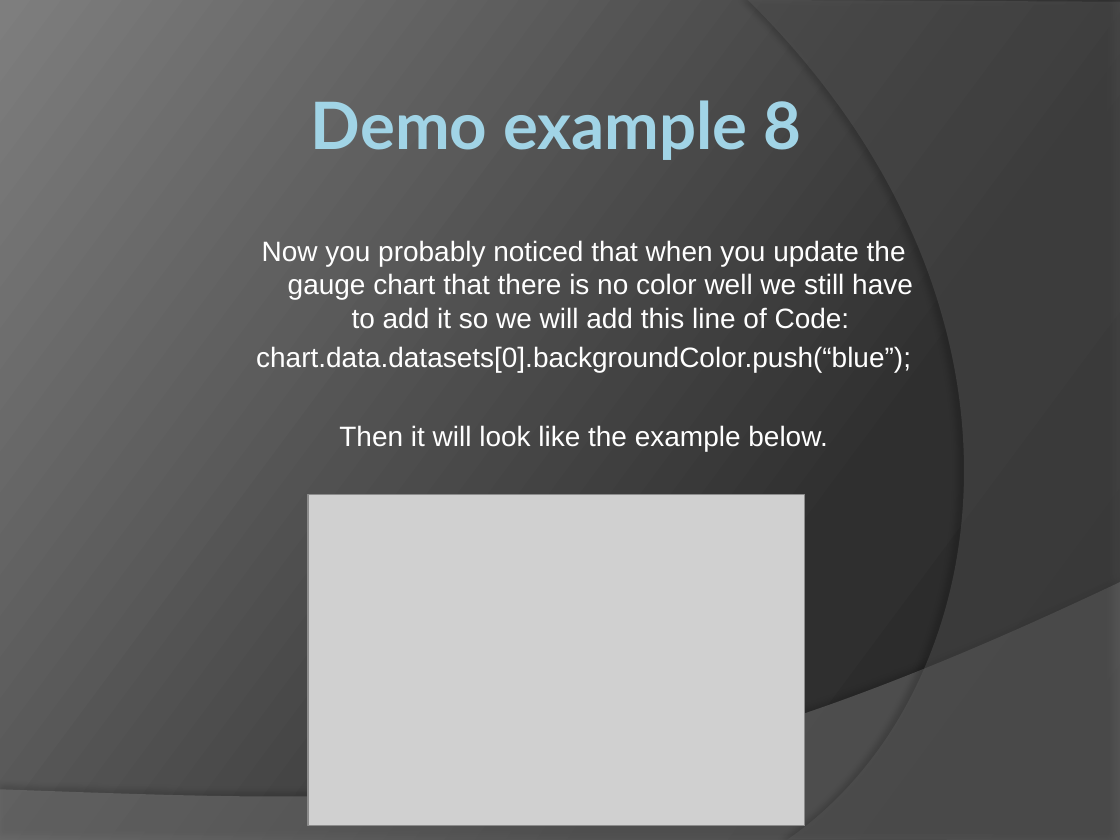
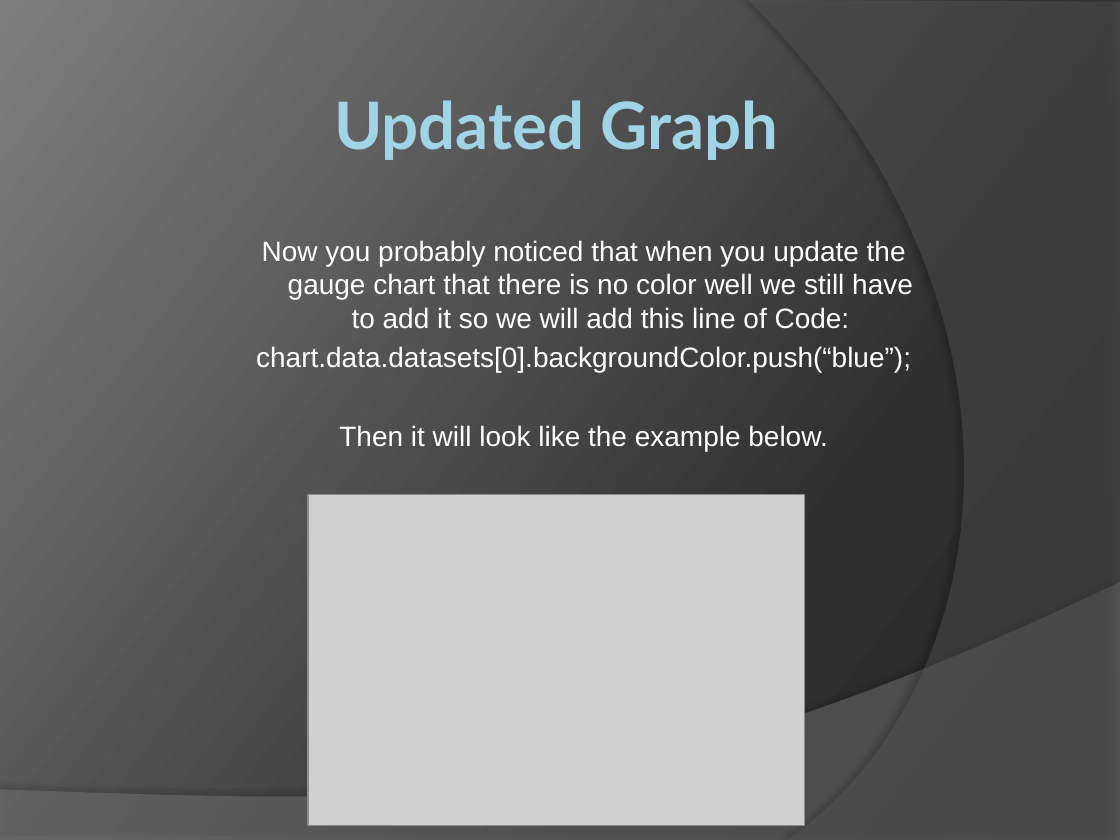
Before and after one commit to pipboy2/Bootstrap-Chart.JS-Training-Module, a slide deck: slide 15 of Training_Module.pptx (slide 14 before the commit). Drawn at 1120x840 pixels with LibreOffice and Linux fonts; fonts in the diff are those of the drawing; grey boxes stand for pictures. Boxes give left, top, right and bottom in pixels: in the first picture for what was removed or moved away, otherwise in the second. Text is boxed around its words. In the diff, an @@ line names an element or a change of style, - is before the commit and + after.

```diff
--- a/Training_Module.pptx
+++ b/Training_Module.pptx
@@ title at (334, 100, 778, 160): text changed @@
-Demo example 8
+Updated Graph
```
Also in this commit, not shown: 8 other slides changed, 1 slide added.
